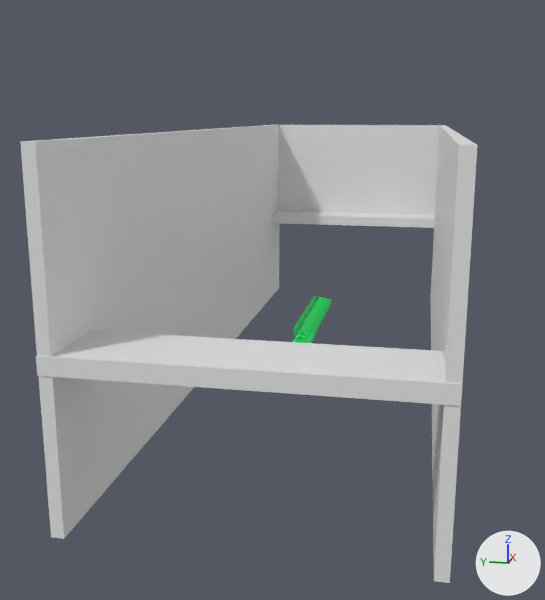
Two versions of the Blender file src/objects/level6.blend, one commit apart.
Both versions are drawn from a 50 mm lens placed at (-62.8, -12.0, 16.9), pointed at (25.8, 5.7, -5.3). Every picture has the same lights, and +X, +Y and +Z are marked at lower right.
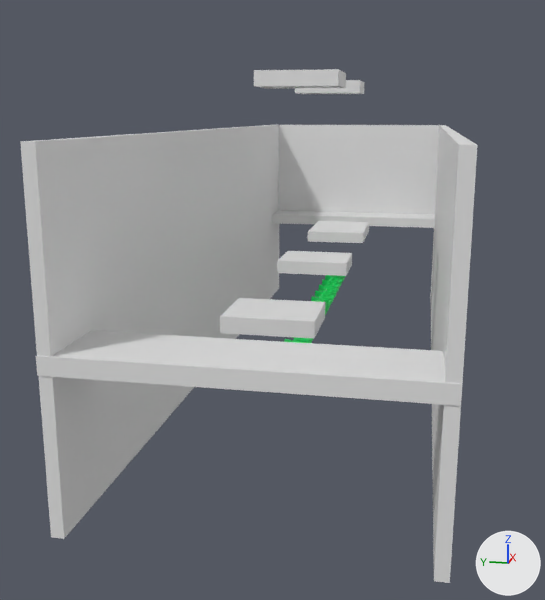
Commit message: added new level!

Where the newer file only moved an object's origin or applied its transform, the numbers keep the older frame.

Diff of the bpy script that builds the scene:
```diff
--- a/src/objects/level6.blend.py
+++ b/src/objects/level6.blend.py
@@ mat_material_008 @@
+mat_material_008 = principled_material('Material.008')
+mat_material_008.base_color = (0.8, 0.8, 0.8)  # white #e7e7e7
@@ mat_material_007 @@
+mat_material_007 = principled_material('Material.007')
+mat_material_007.base_color = (0.8, 0.8, 0.8)  # white #e7e7e7
@@ mat_material_006 @@
+mat_material_006 = principled_material('Material.006')
+mat_material_006.base_color = (0.8, 0.8, 0.8)  # white #e7e7e7
@@ mat_material_005 @@
+mat_material_005 = principled_material('Material.005')
+mat_material_005.base_color = (0.8, 0.8, 0.8)  # white #e7e7e7
@@ mat_material_004 @@
+mat_material_004 = principled_material('Material.004')
+mat_material_004.base_color = (0.8, 0.8, 0.8)  # white #e7e7e7
@@ me_cube_011 @@
+me_cube_011.from_pydata(...)  # a box spanning x 24.4..31.4, y -3.43..4.83, z -1.59..-0.09
+me_cube_011.materials.append(mat_material_008)  # white #e7e7e7
@@ me_cube_010 @@
+me_cube_010.from_pydata(...)  # a box spanning x 48.14..60.22, y -3.43..4.83, z -1.59..-0.09
+me_cube_010.materials.append(mat_material_007)  # white #e7e7e7
@@ me_cube_009 @@
+me_cube_009.from_pydata(...)  # a box spanning x 35.86..42.86, y -3.43..4.83, z 19.53..21.03
+me_cube_009.materials.append(mat_material_006)  # white #e7e7e7
@@ me_cube_008 @@
+me_cube_008.from_pydata(...)  # a box spanning x 12.13..19.13, y -3.43..4.83, z 19.53..21.03
+me_cube_008.materials.append(mat_material_005)  # white #e7e7e7
@@ me_cube_007 @@
+me_cube_007.from_pydata(...)  # a box spanning x -1.75..5.25, y -3.43..4.83, z -1.59..-0.09
+me_cube_007.materials.append(mat_material_004)  # white #e7e7e7
@@ txt_text @@
 txt_text = bpy.data.curves.new('Text', 'FONT')
-txt_text.body = 'Haaaaiiiiiiiiiiiiiiiiiii'
+txt_text.body = 'Hahahahahahhahahahahahahaha'
 txt_text.materials.append(mat_material_001)
 txt_text.extrude = 0.1
-txt_text.offset_x = -3.281
-txt_text.offset_y = 3.527
+txt_text.offset_x = 2.802
+txt_text.offset_y = -0.4
@@ ob_text_x @@
 ob_text_x = bpy.data.objects.new('Text_X', txt_text)
-ob_text_x.location = (24.3, -14.1, -10.6)
+ob_text_x.location = (0.0, 1.4, -7.9)
 ob_text_x.rotation_euler = (0.175, 0.0, 0.0)  # degrees (10, 0, 0)
@@ ob_cube_009 @@
+ob_cube_009 = bpy.data.objects.new('Cube.009', me_cube_011)
+ob_cube_009.location = (0.0, 0.0, 0.0)
@@ ob_cube_008 @@
+ob_cube_008 = bpy.data.objects.new('Cube.008', me_cube_010)
+ob_cube_008.location = (0.0, 0.0, 0.0)
@@ ob_cube_007 @@
+ob_cube_007 = bpy.data.objects.new('Cube.007', me_cube_009)
+ob_cube_007.location = (0.0, 0.0, 0.0)
@@ ob_cube_006 @@
+ob_cube_006 = bpy.data.objects.new('Cube.006', me_cube_008)
+ob_cube_006.location = (0.0, 0.0, 0.0)
@@ ob_cube_005 @@
+ob_cube_005 = bpy.data.objects.new('Cube.005', me_cube_007)
+ob_cube_005.location = (0.0, 0.0, 0.0)
```

Where the change shows, as pixel boxes (x1, y1, x2, y2) in the pictures (545 x 600 px):
'Cube.005', added
    after: (220, 298, 325, 339)
'Cube.006', added
    after: (254, 69, 346, 89)
'Cube.009', added
    after: (277, 251, 352, 276)
'Text_X', text changed, moved
    before: (293, 296, 332, 343)
    after: (284, 275, 345, 343)
'Cube.008', added
    after: (308, 221, 369, 243)
'Cube.007', added
    after: (295, 80, 364, 94)
